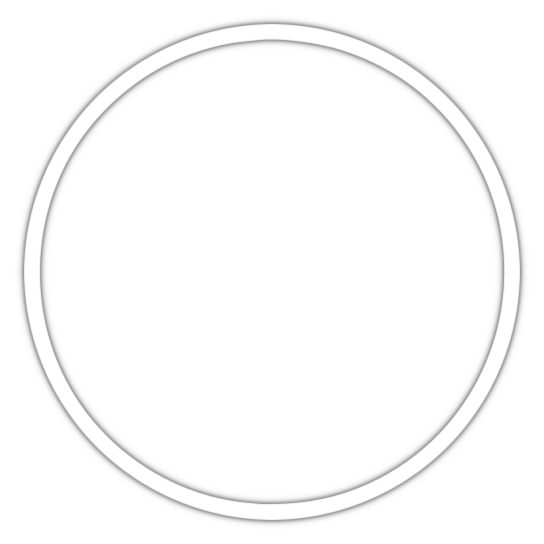
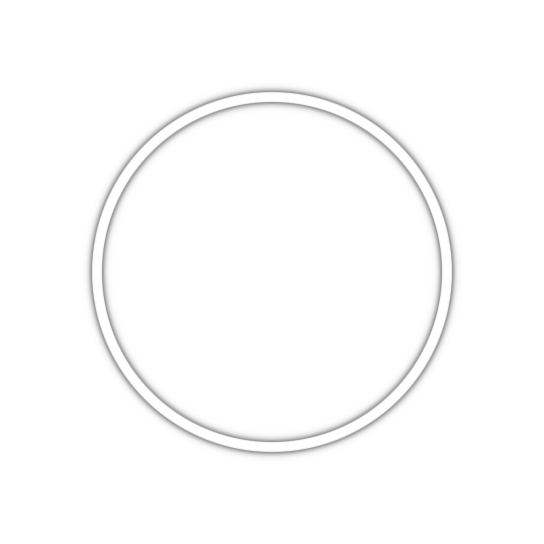
Revision of a layered 544×544 image; what changed, layer by layer:
added group "new" with 3 layers above "main" over [82, 82, 462, 462]
added layer "360/340 b0.5r" in group "new" over [91, 91, 453, 453]
added layer "dsl10" in group "new" over [82, 82, 462, 462]
hid group "main" (4 layers) over [16, 16, 528, 528]
